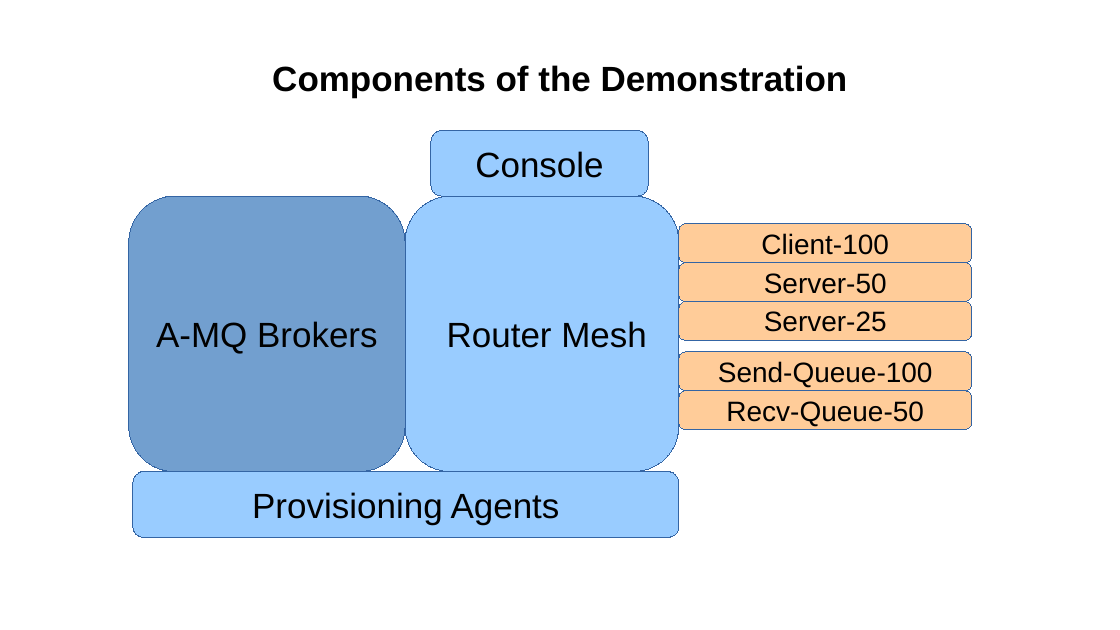
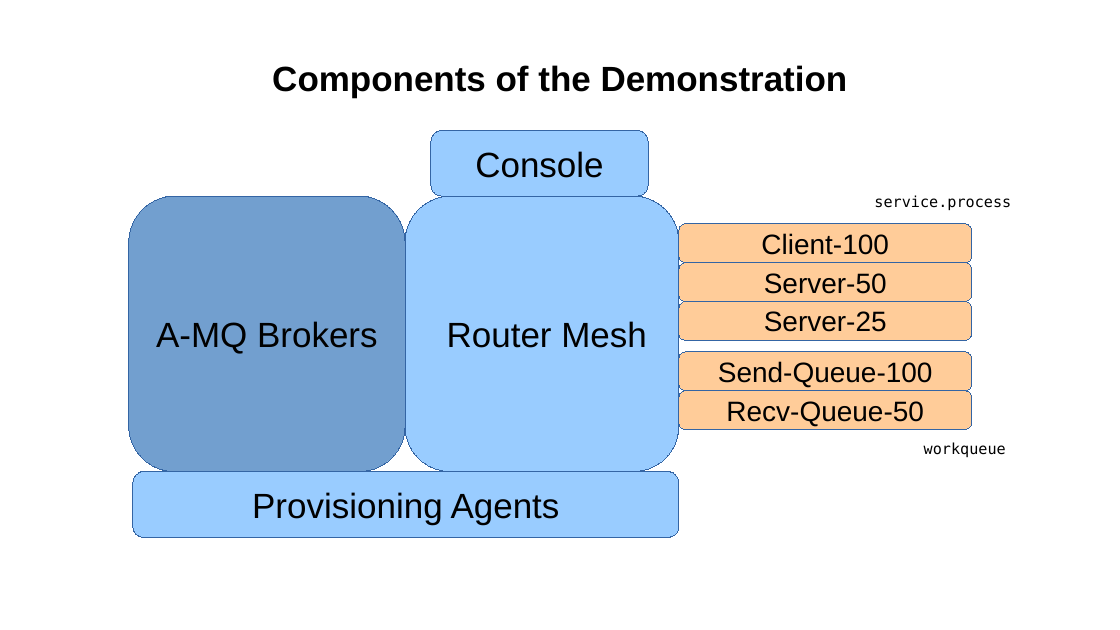
Before and after one commit to ted-ross/summit2016, a slide deck: slide 26 of slides/ElasticScale.odp (slide 25 before the commit). Drawn at 1120x630 pixels with LibreOffice and Linux fonts; fonts in the diff are those of the drawing; background and template pictures are left out. Boxes give left, top, right and bottom in pixels: in the first picture for what was removed or moved away, otherwise in the second. Text is boxed around its words. In the diff, an @@ line names an element or a change of style, - is before the commit and + after.

```diff
--- a/slides/ElasticScale.odp
+++ b/slides/ElasticScale.odp
@@ text added at (874, 195, 1011, 210), 26 pt, text #000000 @@
+service.process
@@ text added at (924, 442, 1006, 457), 26 pt, text #000000 @@
+workqueue
```
Also in this commit, not shown: 1 other slide changed, 4 slides added, 2 slides removed, 1 other file.
